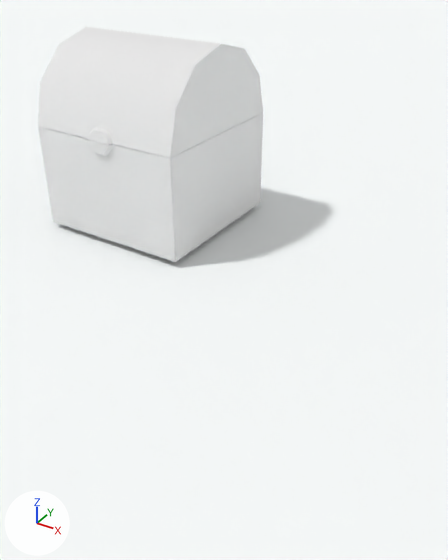
The Blender file Blender/PO Models/Treacherous Treasure Trot/Treasure Chest/treasure_complete_model.blend as it was, and as the next commit left it.
Before and after are seen from a 50 mm camera at (2.08, -3.4, 3.68) aimed at (-0.81, 1.13, 0.42). Arrows for +X, +Y and +Z are at lower left; the lights stay in place.
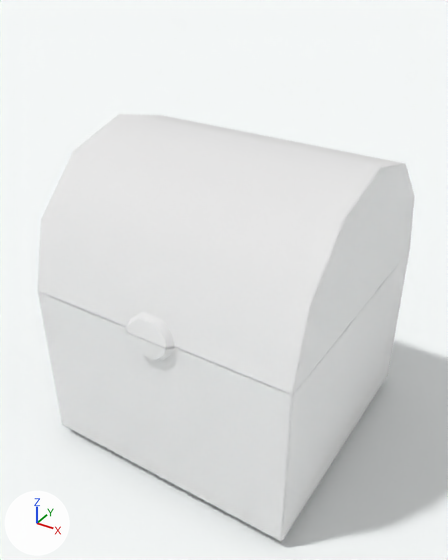
Diff of the bpy script that builds the scene:
```diff
--- a/Blender/PO Models/Treacherous Treasure Trot/Treasure Chest/treasure_complete_model.blend.py
+++ b/Blender/PO Models/Treacherous Treasure Trot/Treasure Chest/treasure_complete_model.blend.py
@@ ob_cube @@
 ob_cube = bpy.data.objects.new('Cube', me_cube_002)
-ob_cube.location = (-2.8, 2.63, 0.35)
+ob_cube.location = (0.0, 0.0, 0.35)
```

Where the change shows, as pixel boxes [x1, y1, x2, y2] in the pictures (448 x 560 px):
'Cube', moved: before [38, 27, 263, 262]; after [37, 114, 415, 542]
